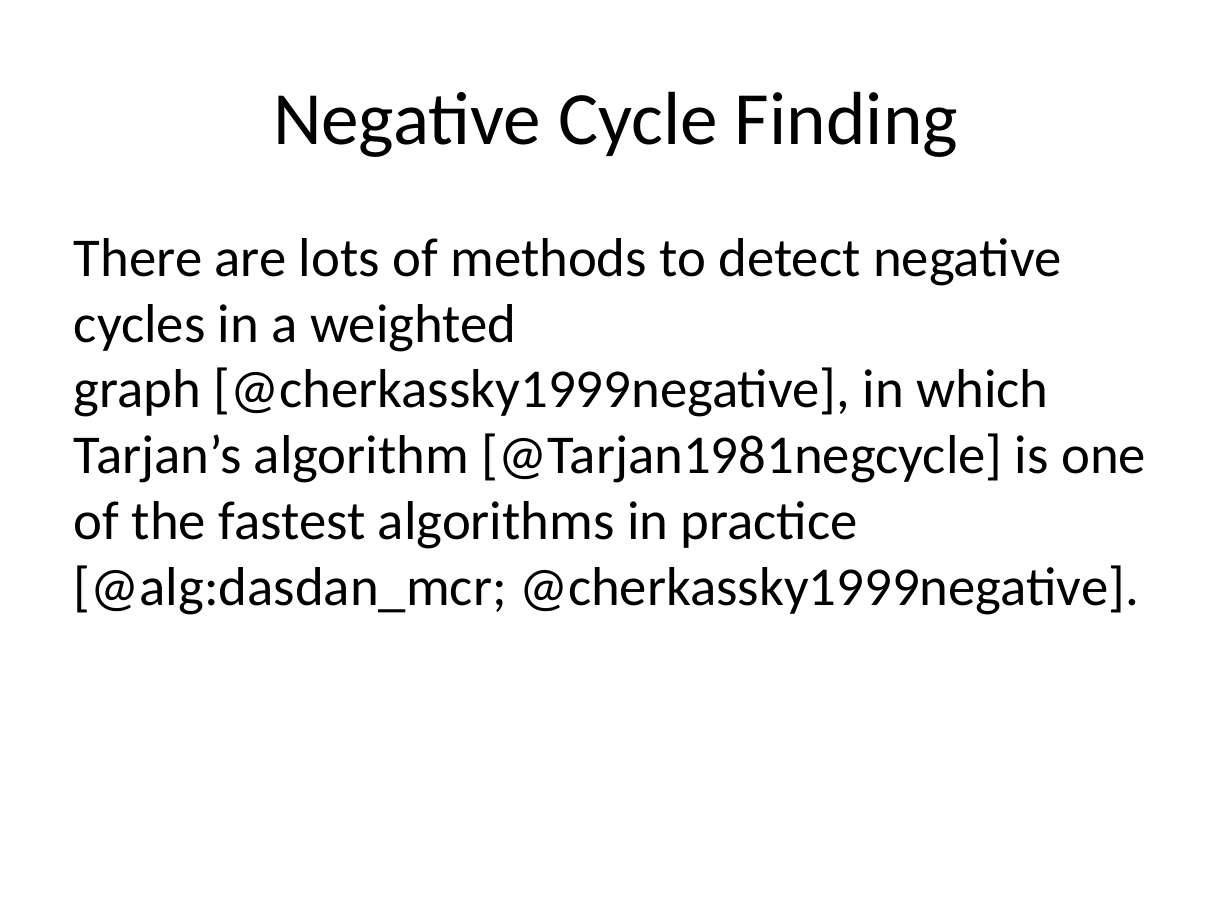
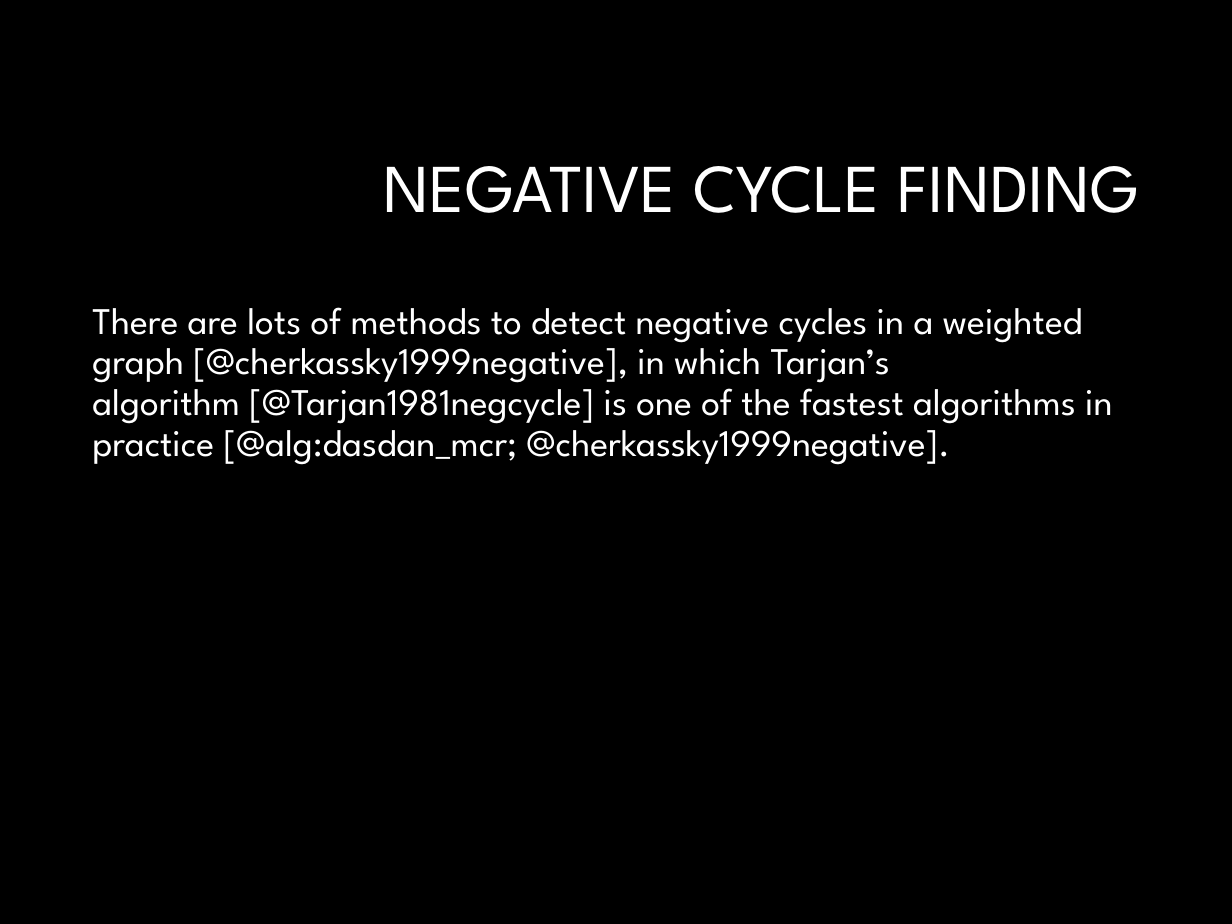
Before and after one commit to luk036/ellipsoid-method, a slide deck: slide 37 of temp4.pptx. Drawn at 1232x924 pixels with LibreOffice and Linux fonts; fonts in the diff are those of the drawing; background and template pictures are left out. Boxes give left, top, right and bottom in pixels: in the first picture for what was removed or moved away, otherwise in the second. Text is boxed around its words. In the diff, an @@ line names an element or a change of style, - is before the commit and + after.

```diff
--- a/temp4.pptx
+++ b/temp4.pptx
@@ background #FFFFFF to #000000 @@
@@ title at (x1=383, y1=166, x2=1140, y2=213): text changed; size 44 to 40 pt; font Calibri to League Spartan; text colour #000000 to #FFFFFF @@
-Negative Cycle Finding
+NEGATIVE CYCLE FINDING
@@ text "There are lots of methods ..." moved from (x1=74, y1=238, x2=1146, y2=615) to (x1=92, y1=307, x2=1112, y2=465) @@
@@ text "There are lots of methods ..." at (x1=92, y1=307, x2=1112, y2=465): size 32 to 22 pt, font Calibri to League Spartan, text colour #000000 to #FFFFFF; line spacing 1 to 0.9; more space between paragraphs @@
```
Also in this commit, not shown: 62 other slides changed, 2 other files.
